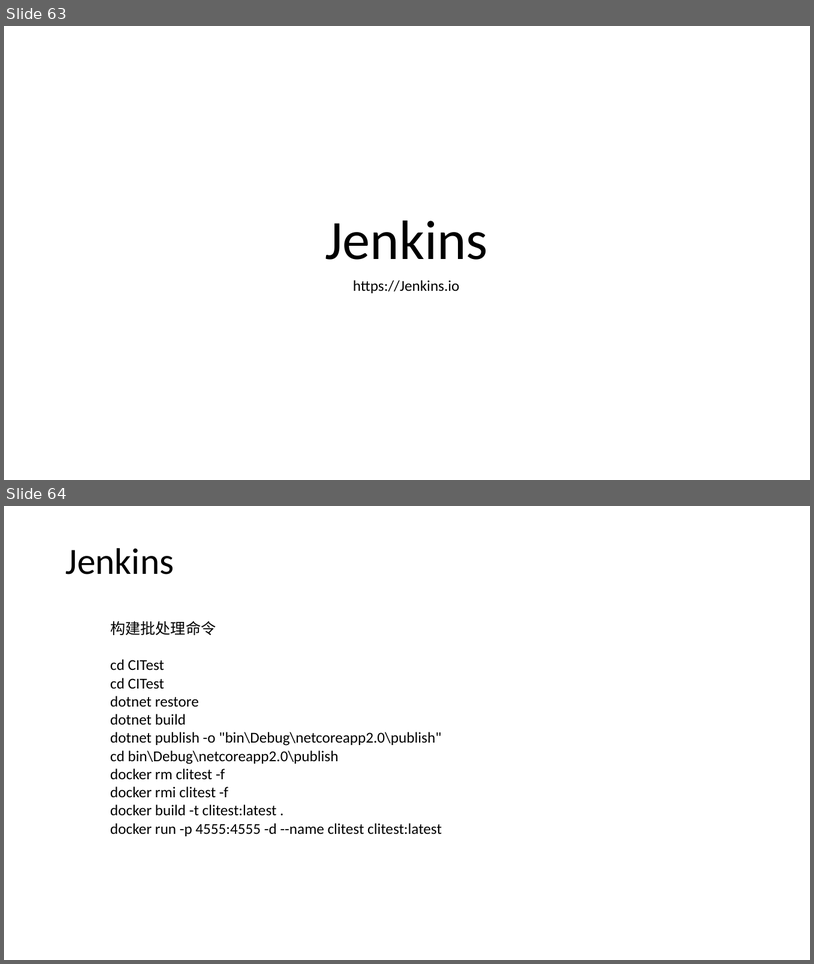
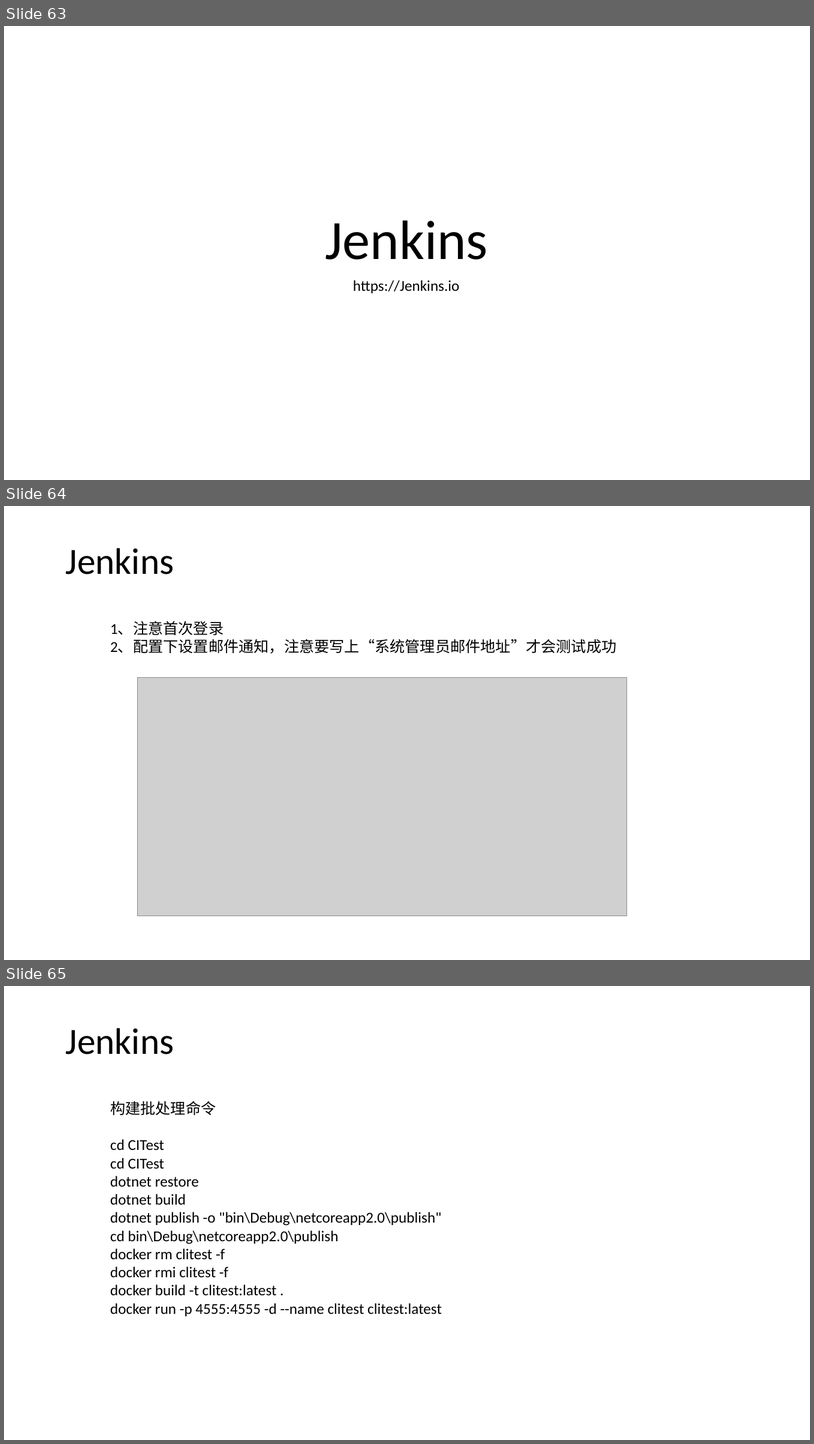
Before and after one commit to axzxs2001/HisMicroserviceSample, a slide deck: HisMicroserviceSample/Doc/基于.net core微服务.pptx. Shown one above the other, each under a label of ours: slides 63 and 64 before the commit, slides 63, 64 and 65 after it. The pictures are 814x964 and 814x1444 pixels, drawn with LibreOffice and Linux fonts; fonts in the diff are those of the drawing; grey boxes stand for pictures; background and template pictures are left out. Boxes give left, top, right and bottom in pixels: in the first picture for what was removed or moved away, otherwise in the second. Text is boxed around its words. In the diff, an @@ line names an element or a change of style, - is before the commit and + after.

```diff
--- a/HisMicroserviceSample/Doc/基于.net core微服务.pptx
+++ b/HisMicroserviceSample/Doc/基于.net core微服务.pptx
@@ slide 64 added at [4,506,810,960], background picture (left out) @@
@@ title added at [65,548,174,574], 44 pt, text #000000 @@
+Jenkins
@@ text added at [110,621,617,654], 18 pt, text #000000 @@
+1、注意首次登录
+2、配置下设置邮件通知，注意要写上“系统管理员邮件地址”才会测试成功
@@ picture added at [138,678,627,916] @@
@@ what was slide 64 is now slide 65 @@
```
Also in this commit, not shown: 1 slide changed, 3 other slides added, 3 slides removed.
